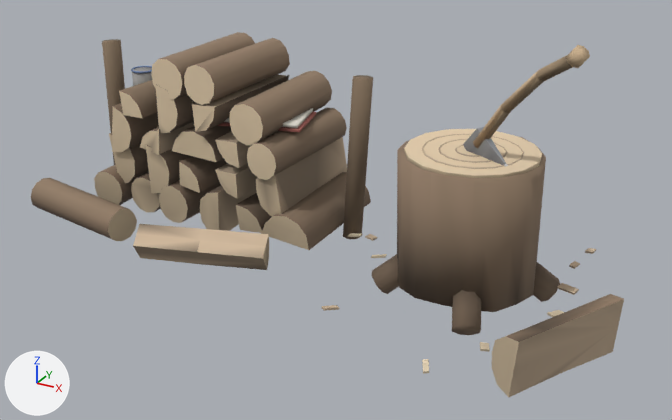
Before and after pictures for a commit that changed the glTF model props/lived/lived.glb.
The view is the same before and after, from a 50 mm camera at (1.91, -2.65, 1.39) aimed at (0.57, -0.22, 0.17). The lights are fixed; the arrows at lower left show +X, +Y and +Z. The picture after the commit comes second. Vertices at exactly the same position are counted once.

Objects in the first picture: 'SeatThings', 'WoodPile'.
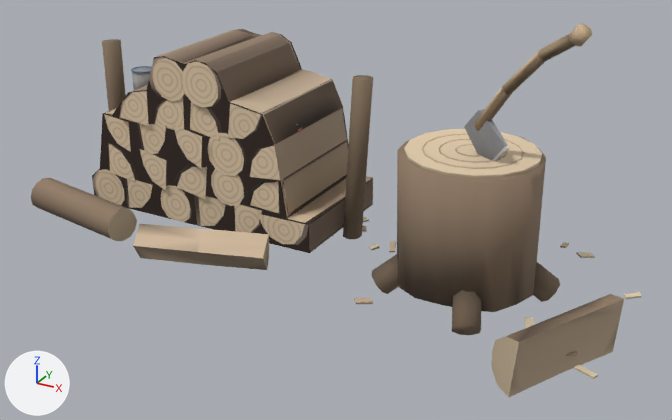
Location of each change, (x1, y1, x2, y2) in pixels of the pictures (672 x 420 px; the box of a moved part takes in the faces that stretch with it):
'WoodPile', reshaped: before (31, 32, 624, 397); after (31, 23, 641, 397)
'WoodStack', added (beige): after (92, 29, 373, 253)
part 1 of me_cylinder, added: after (464, 109, 508, 160)
part 2 of me_cylinder, moved or reshaped (not visible before): after (493, 146, 509, 161)
part 3 of me_cylinder, added: after (569, 23, 592, 47)
part 4 of me_cylinder, moved or reshaped: before (547, 310, 564, 317); after (566, 351, 578, 356)
part 5 of me_cylinder, moved or reshaped: before (585, 248, 596, 254); after (576, 252, 595, 258)
part 6 of me_cylinder, moved or reshaped: before (569, 261, 580, 269); after (560, 242, 569, 248)
part 7 of me_cylinder, moved or reshaped (not visible before): after (624, 292, 641, 299)
part 8 of me_cylinder, moved or reshaped: before (371, 254, 387, 258); after (389, 241, 396, 253)
part 9 of me_cylinder, moved or reshaped: before (322, 305, 339, 311); after (362, 226, 367, 232)
part 10 of me_cylinder, moved or reshaped (not visible before): after (369, 244, 380, 251)
part 11 of me_cylinder, moved or reshaped (not visible afterwards): before (557, 283, 579, 295)
part 12 of me_cylinder, moved or reshaped: before (480, 342, 490, 352); after (524, 317, 534, 328)
part 13 of me_cylinder, moved or reshaped (not visible afterwards): before (348, 233, 362, 237)
part 14 of me_cylinder, moved or reshaped: before (422, 359, 429, 374); after (354, 298, 373, 304)
part 15 of me_cylinder, moved or reshaped: before (365, 234, 377, 241); after (574, 365, 598, 379)
part 16 of me_cylinder, deleted (brown): before (94, 32, 371, 250)
part 17 of me_cylinder, moved or reshaped: before (463, 45, 590, 165); after (474, 34, 575, 131)
part 18 of me_cylinder, edited (looks the same): (108, 139, 560, 397) in both

The change, as a list of edits to the scene's bpy script:
```text
Change me_cylinder:
    remove me_cylinder.from_pydata(...)  # 1720 vertices, 3218 faces; spans x -0.59..1.51, y -0.71..0.37, z -0.06..0.83
    add me_cylinder.from_pydata(...)  # 706 vertices, 1292 faces; spans x -0.59..1.52, y -0.63..0.38, z -0.06..0.88
    me_cylinder part 1: the loose piece of 18 vertices spanning x 0.97..1.13, y -0.23..-0.13, z 0.34..0.51 is copied, and the copy is moved by (0.0, 0.0, 0.06); it spans x 0.97..1.13, y -0.23..-0.13, z 0.4..0.57
    me_cylinder part 2: the loose piece of 8 vertices spanning x 1.05..1.14, y -0.23..-0.18, z 0.34..0.44 is moved by (0.0, 0.0, 0.06)
    me_cylinder part 3: the loose piece of 16 vertices spanning x 1.3..1.36, y -0.36..-0.31, z 0.77..0.83 is copied, and the copy is moved by (0.0, 0.0, 0.05); it spans x 1.3..1.36, y -0.36..-0.31, z 0.82..0.88
    me_cylinder part 4: the loose piece of 8 vertices spanning x 1.3..1.34, y -0.27..-0.21, z 0.0..0.01 is scaled about its middle by (1.16, 0.595, 0.563), then moved by (0.09, -0.19, 0.0)
    me_cylinder part 5: the loose piece of 8 vertices spanning x 1.29..1.31, y 0.21..0.25, z 0.0..0.01 is multiplied about its middle by the matrix ((0.869, 0.772, 0.134), (-0.765, 0.879, -0.104), (-0.169, -0.01, 1.158)), then moved by (-0.01, -0.04, 0.0)
    me_cylinder part 6: the loose piece of 8 vertices spanning x 1.27..1.3, y 0.08..0.12, z 0.0..0.01 is moved by (-0.07, 0.13, 0.0)
    me_cylinder part 7: the loose piece of 8 vertices spanning x 0.8..0.85, y 0.11..0.13, z 0.0..0.01 is moved by (0.67, -0.14, 0.0)
    me_cylinder part 8: the loose piece of 8 vertices spanning x 0.67..0.72, y -0.17..-0.13, z -0.01..0.01 is turned 97.4 degrees about the z axis through its middle and scaled by 1.07, then moved by (0.01, 0.09, 0.0)
    me_cylinder part 9: the loose piece of 8 vertices spanning x 0.7..0.75, y -0.55..-0.5, z 0.0..0.01 is moved by (-0.18, 0.54, 0.0)
    me_cylinder part 10: the loose piece of 8 vertices spanning x 1.0..1.05, y 0.25..0.29, z 0.0..0.01 is moved by (-0.37, -0.37, 0.0)
    me_cylinder part 11: the loose piece of 8 vertices spanning x 1.28..1.34, y -0.09..-0.05, z 0.0..0.01 is scaled about its middle by (0.645, 1.01, 0.492), then moved by (-0.6, 0.34, 0.0)
    me_cylinder part 12: the loose piece of 8 vertices spanning x 1.18..1.22, y -0.54..-0.49, z 0.0..0.01 is moved by (0.07, 0.18, 0.0)
    me_cylinder part 13: the loose piece of 8 vertices spanning x 0.53..0.57, y -0.06..-0.03, z 0.0..0.01 is multiplied about its middle by the matrix ((0.154, -1.03, 0.244), (0.992, 0.226, 0.33), (-0.37, 0.178, 0.988)), then moved by (0.8, -0.33, 0.0)
    me_cylinder part 14: the loose piece of 8 vertices spanning x 1.08..1.12, y -0.71..-0.65, z 0.0..0.01 is multiplied about its middle by the matrix ((0.188, 0.888, 0.173), (-0.893, 0.211, -0.112), (-0.148, -0.144, 0.901)), then moved by (-0.31, 0.24, 0.0)
    me_cylinder part 15: the loose piece of 8 vertices spanning x 0.59..0.62, y -0.05..-0.01, z 0.0..0.01 is scaled about its middle by (1.85, 0.825, 0.974), then moved by (0.87, -0.47, 0.0)
    me_cylinder part 16: 22 loose pieces with 1014 vertices, spanning x -0.46..0.48, y -0.25..0.25, z -0.02..0.59, are deleted
    me_cylinder part 17: 13 vertices moved from x 1.3..1.36, y -0.36..-0.31, z 0.77..0.82 to x 1.21..1.33, y -0.34..-0.26, z 0.76..0.86; 63 vertices removed from x 0.97..1.33, y -0.35..-0.13, z 0.34..0.81; 29 vertices added at x 1.01..1.24, y -0.29..-0.15, z 0.5..0.79
    me_cylinder part 18: 191 kept faces spanning x -0.59..1.51, y -0.62..0.07, z -0.06..0.86 get new vertex colours
    other edits to the shape of me_cylinder do not show in these pictures
Add ob_woodstack:
    ob_woodstack = bpy.data.objects.new('WoodStack', me_woodstack)  # 50 vertices, 94 faces; spans x -0.466..0.479, y -0.235..0.235, z 0.0..0.606; in mat_woodstack (picture img_wood_stack)
    ob_woodstack.location = (0.0, 0.0, 0.0)
```
